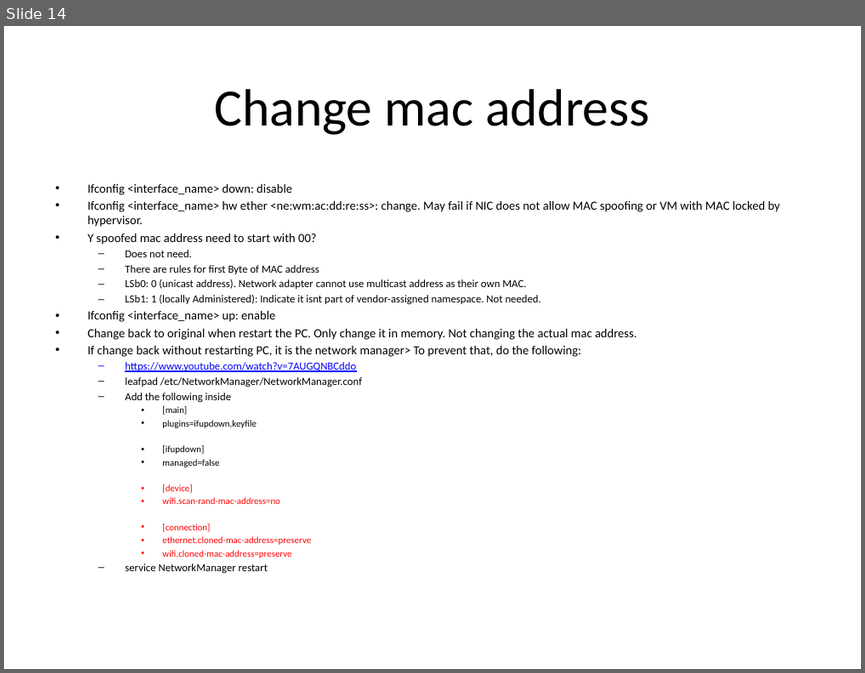
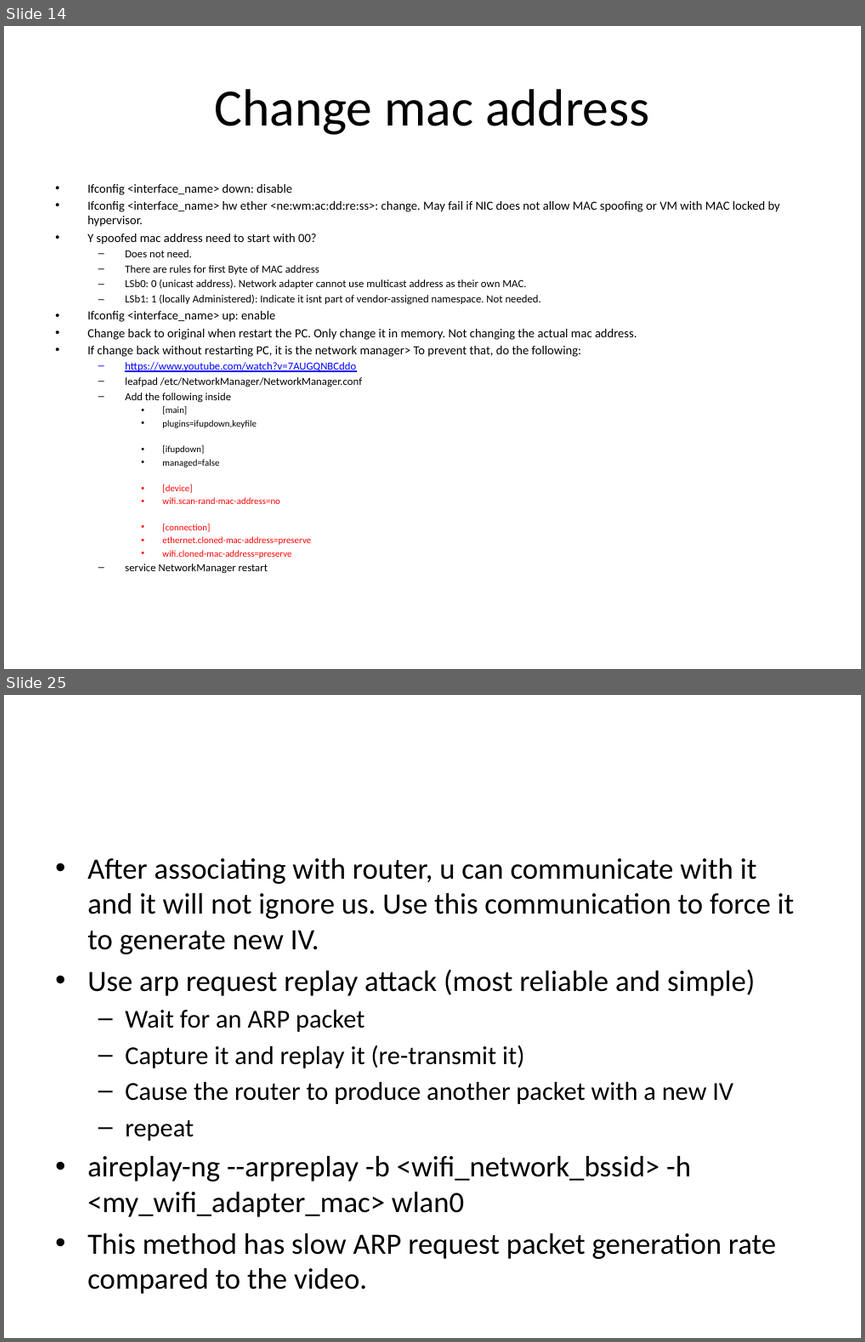
Before and after one commit to kindaichinisan/ethical_hacking, a slide deck: Ethical hacking.pptx. Shown one above the other, each under a label of ours: slide 14 before the commit, slides 14 and 25 after it; the slides between them are not shown. The pictures are 865x673 and 865x1342 pixels, drawn with LibreOffice and Linux fonts; fonts in the diff are those of the drawing. Boxes give left, top, right and bottom in pixels: in the first picture for what was removed or moved away, otherwise in the second. Text is boxed around its words. In the diff, an @@ line names an element or a change of style, - is before the commit and + after.

```diff
--- a/Ethical hacking.pptx
+++ b/Ethical hacking.pptx
@@ slide 25 added at (4, 695, 861, 1338), background #FFFFFF @@
@@ text added at (87, 858, 794, 1259), 24.8 pt, text #000000 @@
+• After associating with router, u can communicate with it and it will not ignore us. Use this communication to force it to generate new IV.
+• Use arp request replay attack (most reliable and simple)
+  – Wait for an ARP packet
+  – Capture it and replay it (re-transmit it)
+  – Cause the router to produce another packet with a new IV
+  – repeat
+• aireplay-ng --arpreplay -b <wifi_network_bssid> -h <my_wifi_adapter_mac> wlan0
+• This method has slow ARP request packet generation rate compared to the video.
```
Also in this commit, not shown: 1 slide changed, 9 other slides added, 6 other files.
